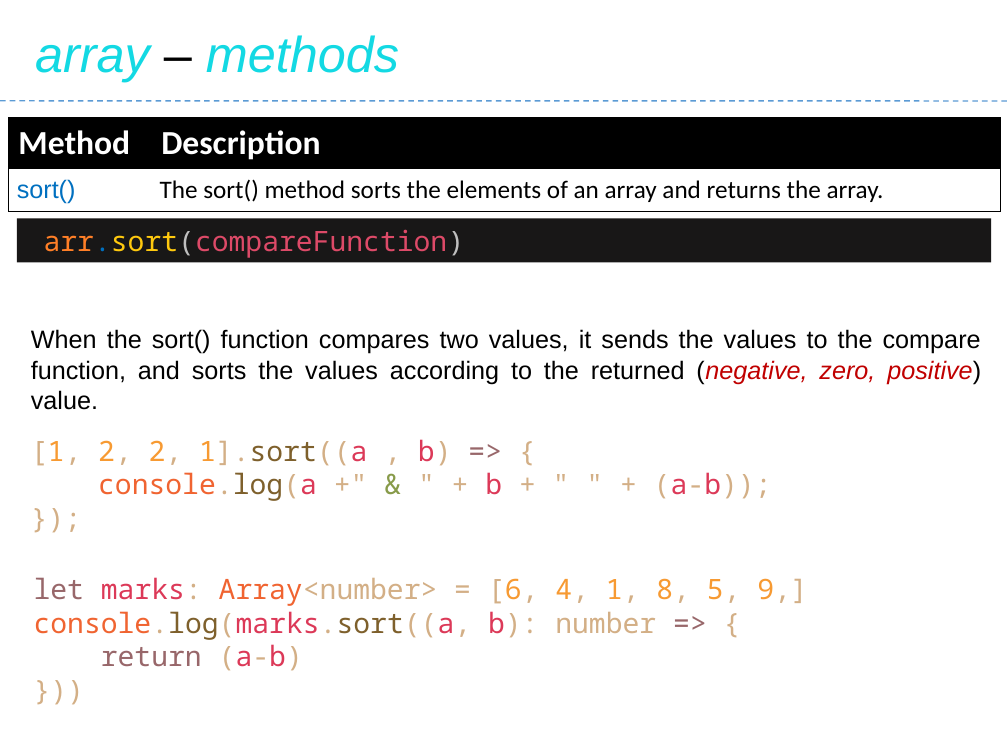
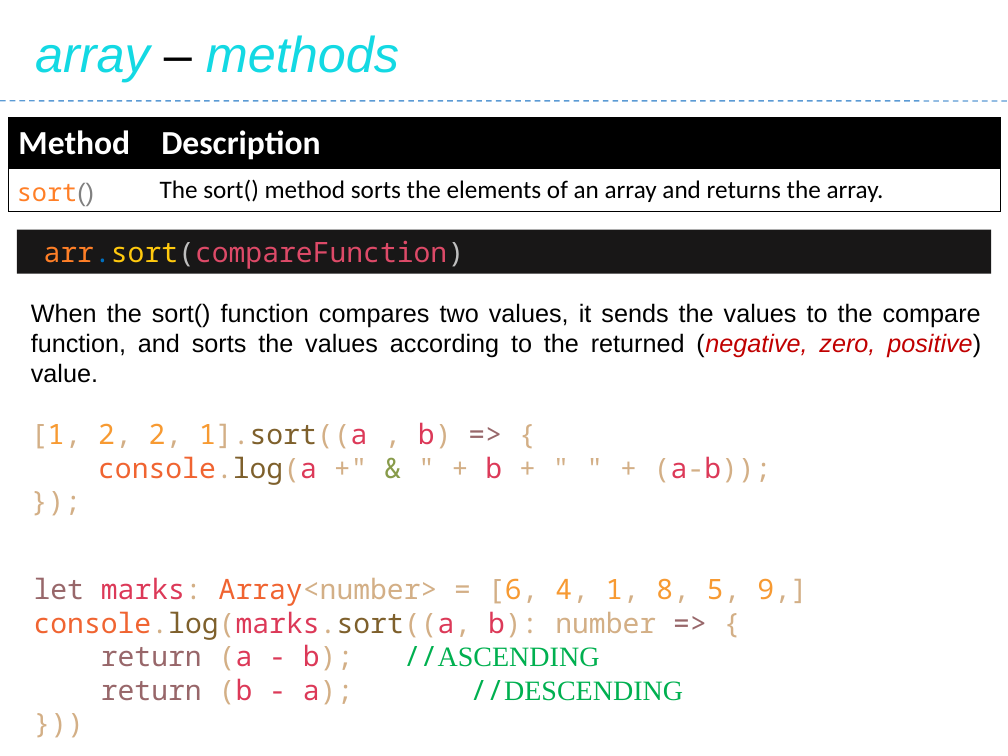
Before and after one commit to Saleel-Bagde/PPT-s, a slide deck: slide 169 of JavaScript.pptx (slide 170 before the commit). Drawn at 1008x756 pixels with LibreOffice and Linux fonts; fonts in the diff are those of the drawing. Boxes give left, top, right and bottom in pixels: in the first picture for what was removed or moved away, otherwise in the second. Text is boxed around its words. In the diff, an @@ line names an element or a change of style, - is before the commit and + after.

```diff
--- a/JavaScript.pptx
+++ b/JavaScript.pptx
@@ table at <box>8,118,1001,210</box> @@
@@ font Arial to Noto Sans Mono, text colour #0070C0 to #FF7F27, text colour #0070C0 to #808080 in "sort()" @@
@@ rectangle "arr.sort(compareFunction)": place and size @@
-rectangle "arr.sort(compareFunction)" at <box>17,219,992,263</box>
+rectangle "arr.sort(compareFunction)" at <box>17,230,992,274</box>
@@ text "When the sort() function compares ...": place and size @@
-text "When the sort() function compares ..." at <box>31,329,981,410</box>
+text "When the sort() function compares ..." at <box>31,303,981,383</box>
@@ text "[1, 2, 2, 1].sort((a , ...": place and size @@
-text "[1, 2, 2, 1].sort((a , ..." at <box>31,439,772,501</box>
+text "[1, 2, 2, 1].sort((a , ..." at <box>31,422,772,485</box>
@@ text at <box>101,644,683,705</box>: text changed; text colour #98676A to #00B050 @@
-return (a-b)
+return (a - b); //ASCENDING
+return (b - a); //DESCENDING
```
Also in this commit, not shown: 6 other slides changed, 1 slide removed.
